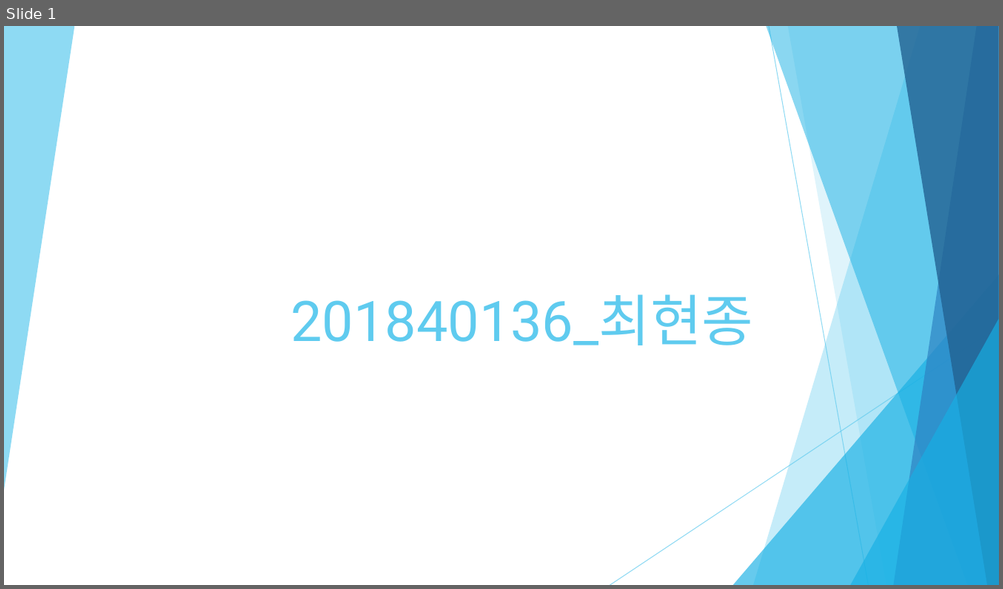
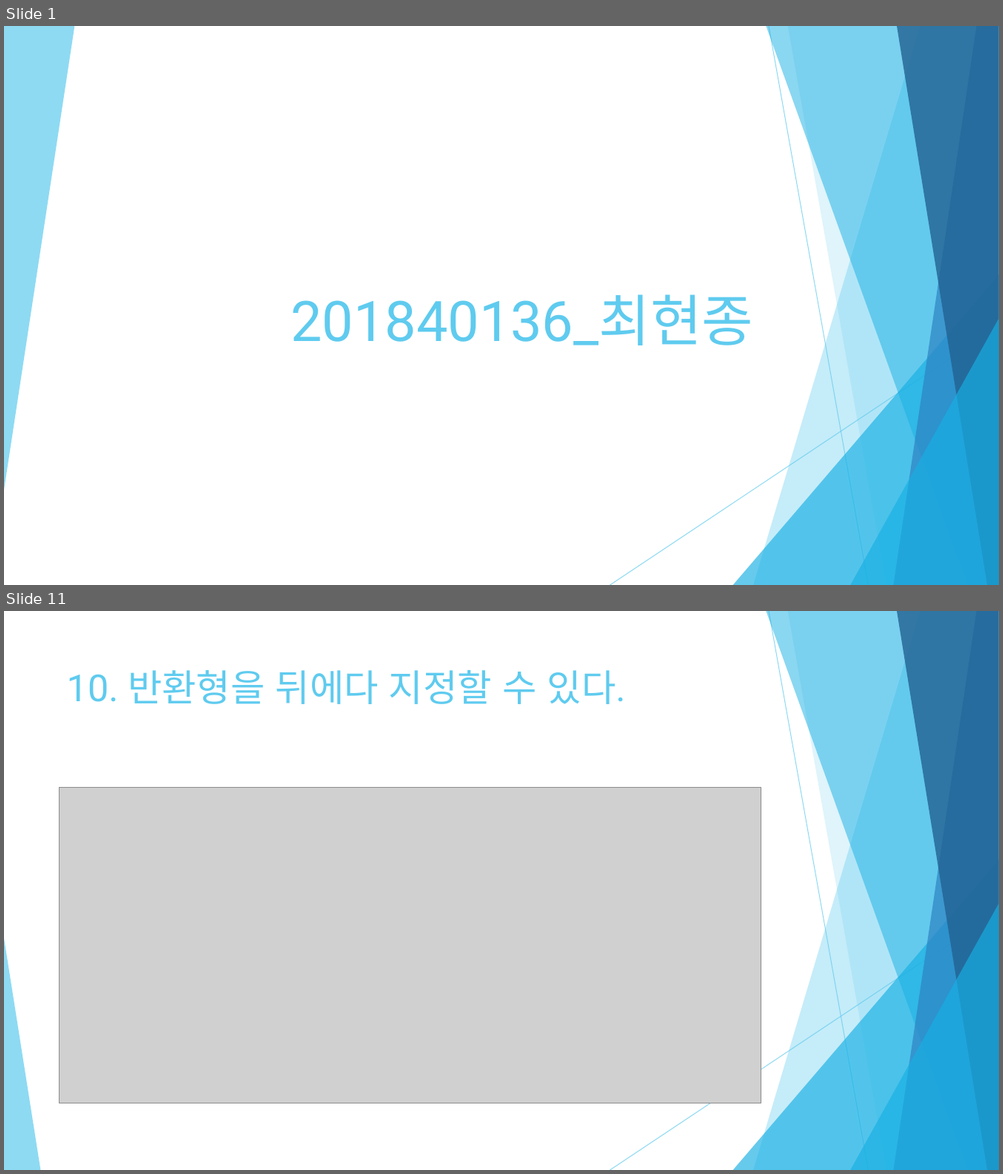
Before and after one commit to Meojong/php_201840136, a slide deck: 201840136_최현종_PHP_2주차.pptx. Shown one above the other, each under a label of ours: slide 1 before the commit, slides 1 and 11 after it; the slides between them are not shown. The pictures are 1003x589 and 1003x1174 pixels, drawn with LibreOffice and Linux fonts; fonts in the diff are those of the drawing; grey boxes stand for pictures. Boxes give left, top, right and bottom in pixels: in the first picture for what was removed or moved away, otherwise in the second. Text is boxed around its words. In the diff, an @@ line names an element or a change of style, - is before the commit and + after.

```diff
--- a/201840136_최현종_PHP_2주차.pptx
+++ b/201840136_최현종_PHP_2주차.pptx
@@ slide 11 added at (x1=4, y1=611, x2=999, y2=1170), background #FFFFFF; not listed: 9 template elements that a slide beside it also shows @@
@@ title added at (x1=67, y1=670, x2=626, y2=704), 36 pt, text #5FCBEF @@
+10. 반환형을 뒤에다 지정할 수 있다.
@@ picture added at (x1=60, y1=788, x2=760, y2=1103) @@
@@ triangle added at (x1=4, y1=939, x2=40, y2=1170), fill #5FCBEF at 70% opacity @@
```
Also in this commit, not shown: 6 slides changed, 5 other slides added, 9 slides removed.
